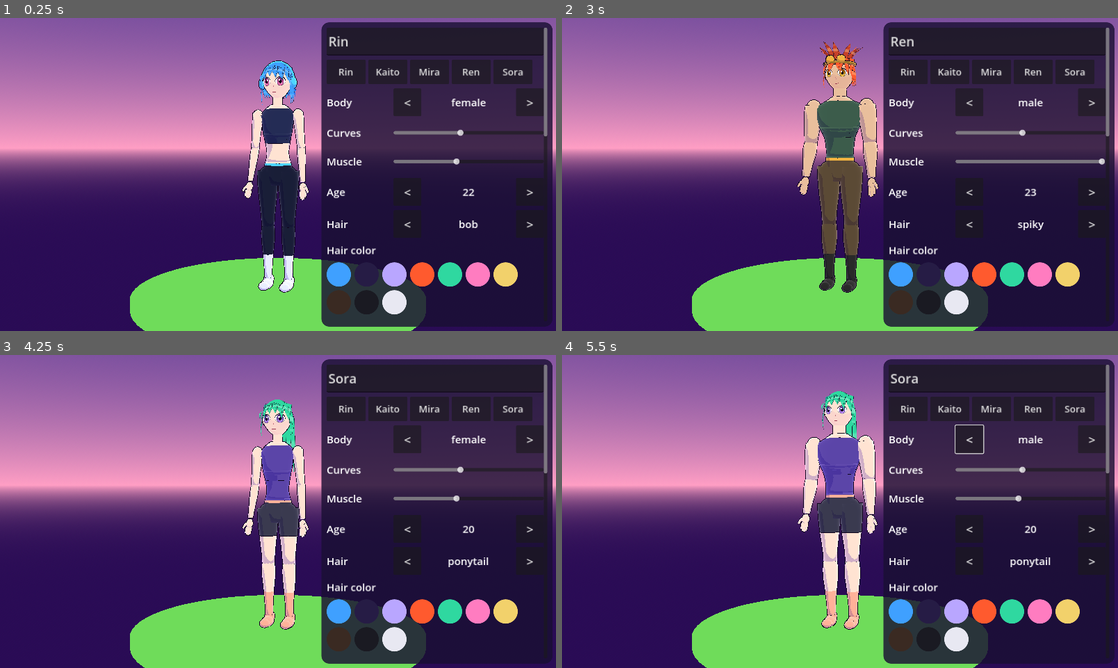
Above: before the commit, frames 1-4 (two rows, left to right).
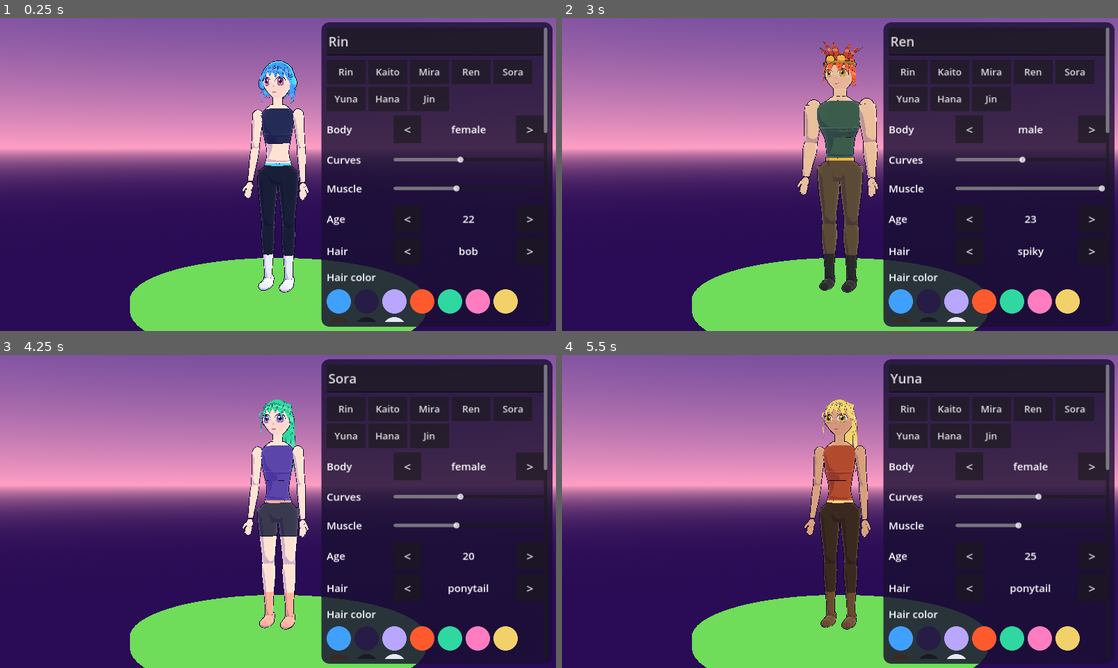
Above: after the commit, the same moments.

Repository: kutlusoy/game-quantumworld
Game: Godot game, scene res://scenes/character_editor.tscn
The game is run twice, just before and just after one commit, with the same random seed, the same clock (stepped at 60 frames per second) and the same inputs. This scene is started directly instead of the project's main scene.
Inputs (mouse positions are in pixels of both pictures, inside the frame that each line leads up to):
- Up to frame 1 (0.25 s): no input
- Up to frame 2 (3 s): click "Rin" at 0.5 s; click "Kaito" at 1.25 s; click "Mira" at 2 s; click "Ren" at 2.75 s
- Up to frame 3 (4.25 s): click "Sora" at 3.5 s
- Up to frame 4 (5.5 s): click "<" at 4.25 s; click (906, 436) at 5 s, where only the run after the commit has a clickable "Yuna"

The runs differ from the first frame. In frame 1, 7.8% of the frame differs, in the area x 58-99%, y 22-98%; in frame 2, 8.2%; in frame 3, 7.9%; in frame 4, 14%, in the area x 42-99%, y 6-98%.

Commit message:
Build outfit parts on the avatar, animate cape and tail, wrap preset row in the editor

Diff:
--- a/scripts/world3d/character_editor.gd
+++ b/scripts/world3d/character_editor.gd
@@ -96,9 +96,10 @@
 	name_edit.text_changed.connect(func(t: String) -> void: cfg["name"] = t)
 	panel_box.add_child(name_edit)
 
-	var presets := HBoxContainer.new()
-	presets.add_theme_constant_override("separation", 6)
-	for i in 5:
+	var presets := HFlowContainer.new()
+	presets.add_theme_constant_override("h_separation", 6)
+	presets.add_theme_constant_override("v_separation", 6)
+	for i in Config.PRESET_COUNT:
 		var b := _button(Config.from_preset(i)["name"], 22)
 		b.custom_minimum_size = Vector2(90, 56)
 		b.pressed.connect(_on_preset.bind(i))
